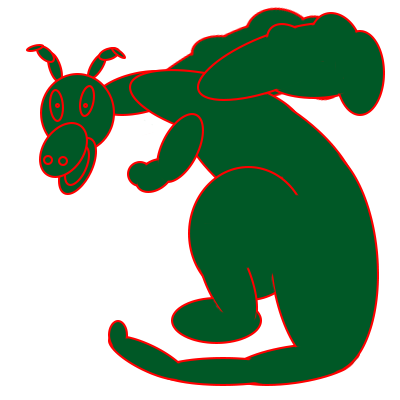
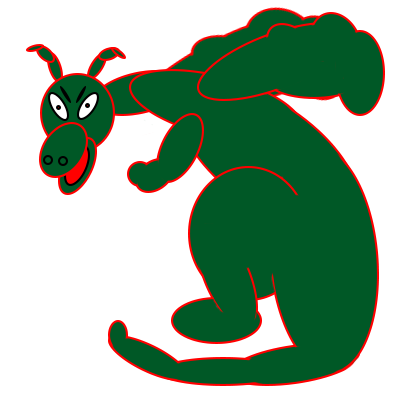
Revision of a layered (400, 400) image; what changed, layer by layer:
added layer "right eyebrow" in group "eyes" over (76, 86, 86, 103)
added layer "left eyebrow" in group "eyes" over (60, 86, 71, 103)
painted on "left pupil" (1st of 2, in "dev" › "head" › "eyes") over (55, 103, 61, 110)
painted on "left eye" (1st of 2, in "dev" › "head" › "eyes") over (48, 89, 69, 122)
painted on "right pupil" (1st of 2, in "dev" › "head" › "eyes") over (83, 103, 90, 108)
painted on "right eye" (1st of 2, in "dev" › "head" › "eyes") over (77, 85, 99, 120)
painted on "right nostril" (1st of 2, in "dev" › "head" › "snout") over (58, 156, 68, 166)
painted on "left nostril" (1st of 2, in "dev" › "head" › "snout") over (43, 155, 53, 165)
painted on "tongue" (1st of 2, in "dev" › "head" › "snout") over (64, 146, 90, 186)
hid "Background" over (43, 85, 99, 186)
